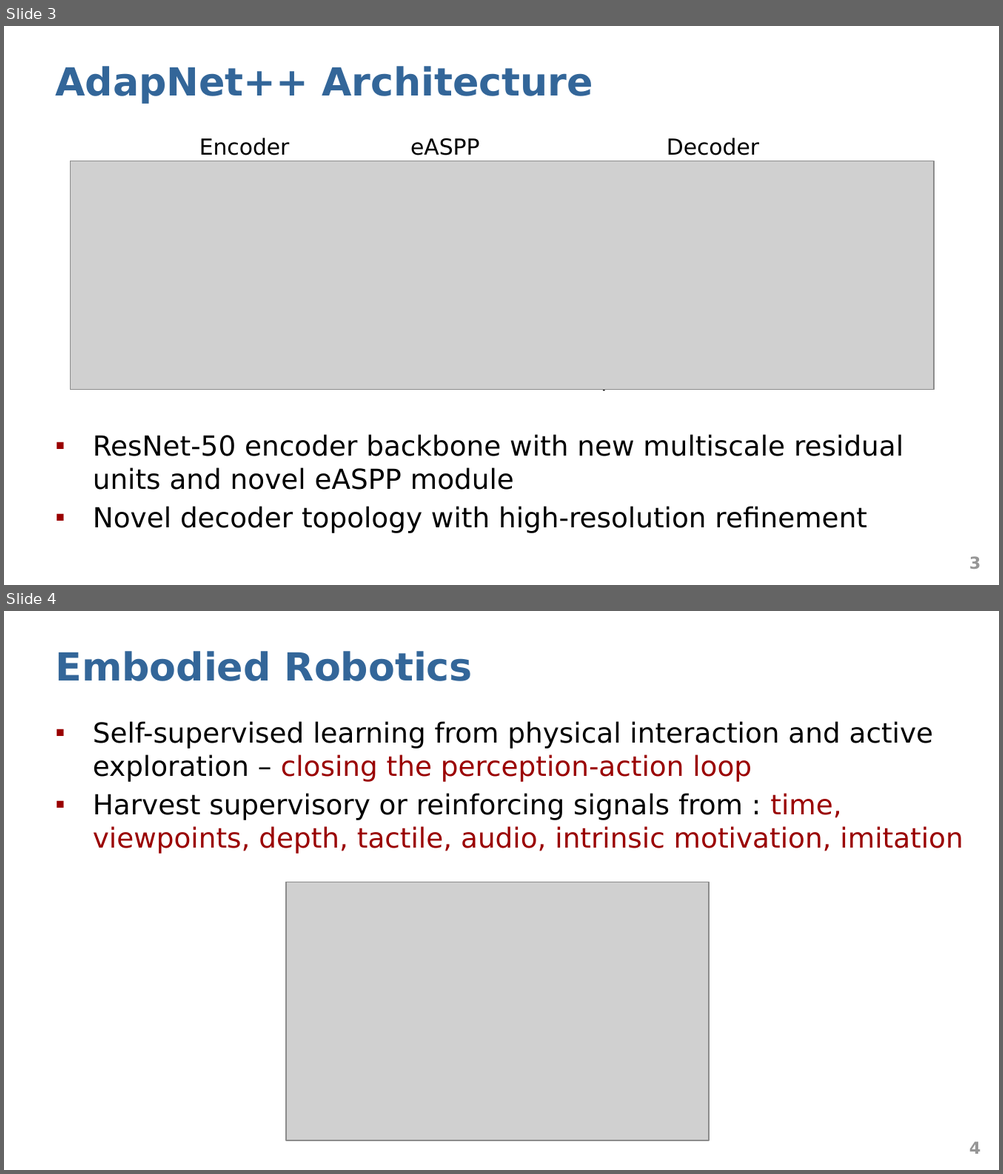
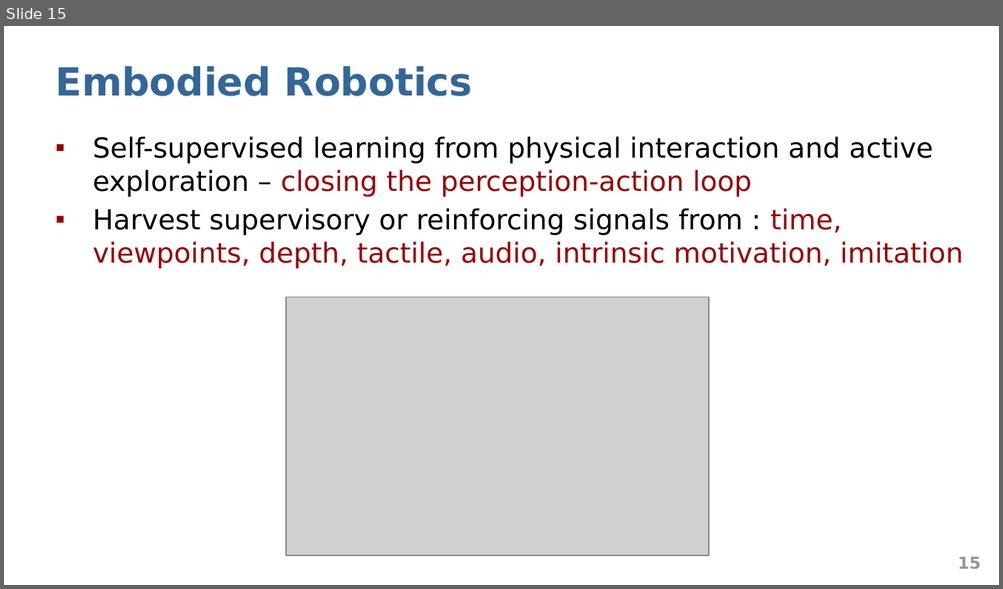
Before and after one commit to abduskhazi/deep-reinforcement-learning-seminar, a slide deck: presentation.pptx. Shown one above the other, each under a label of ours: slides 3 and 4 before the commit, slide 15 after it. The pictures are 1003x1174 and 1003x589 pixels, drawn with LibreOffice and Linux fonts; fonts in the diff are those of the drawing; grey boxes stand for pictures. Boxes give left, top, right and bottom in pixels: in the first picture for what was removed or moved away, otherwise in the second. Text is boxed around its words. In the diff, an @@ line names an element or a change of style, - is before the commit and + after.

```diff
--- a/presentation.pptx
+++ b/presentation.pptx
@@ slide 3 removed at [4,26,999,585], background #FFFFFF @@
@@ title removed at [55,66,593,104] @@
-AdapNet++ Architecture
@@ text removed at [199,138,290,156] @@
-Encoder
@@ text removed at [410,138,479,156] @@
-eASPP
@@ text removed at [666,138,759,156] @@
-Decoder
@@ picture removed at [71,161,934,390] @@
@@ text removed at [568,389,758,392] @@
-Skip Connections
@@ text removed at [93,434,903,534] @@
-▪ ResNet-50 encoder backbone with new multiscale residual units and novel eASPP module
-▪ Novel decoder topology with high-resolution refinement
@@ page number removed at [969,557,981,569] @@
-3
@@ what was slide 4 is now slide 15 @@
@@ page number at [957,557,980,569]: text changed @@
-4
+15
```
Also in this commit, not shown: 15 slides added, 3 other slides removed.
